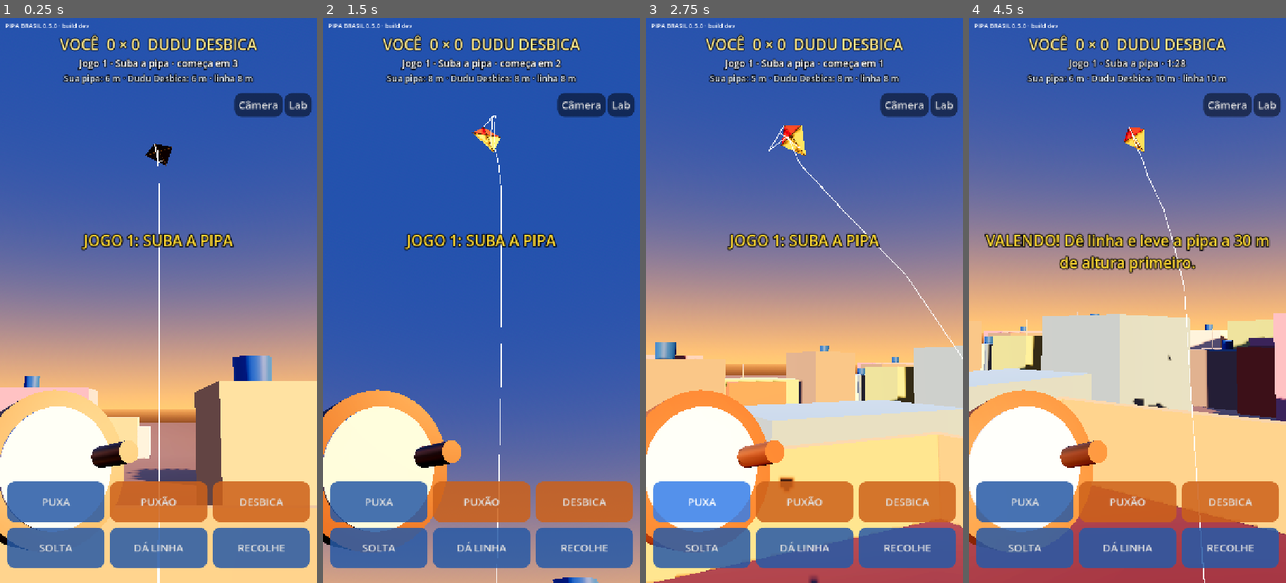
Above: before the commit, frames 1-4 (left to right).
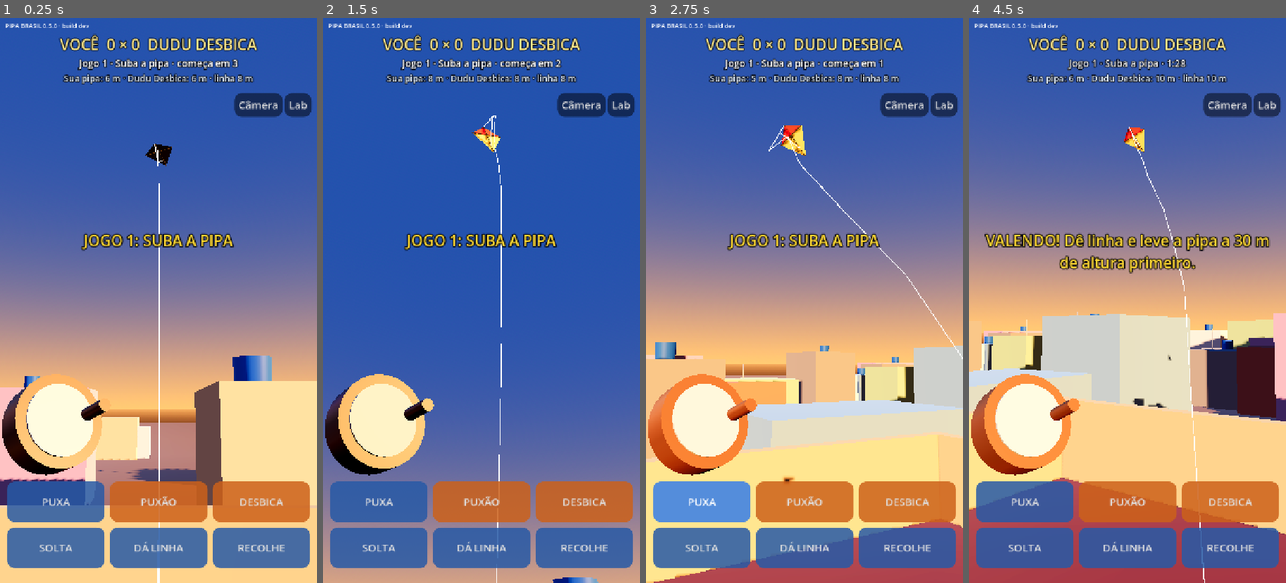
Above: after the commit, the same moments.

Repository: lucaskaeller201-ui/Pipa-Brasil
Game: Godot game, scene res://scenes/main/main.tscn
Two runs of this game, one before a commit and one after it. Both use one fixed random seed, a clock stepped at 60 frames per second and the inputs below.
Inputs (mouse positions are in pixels of both pictures, inside the frame that each line leads up to):
- Up to frame 1 (0.25 s): no input
- Up to frame 2 (1.5 s): tap Enter at 0.5 s; move the mouse to (551, 272) at 0.52 s; hold W 0.53-1.25 s; tap Z at 0.6 s; click (551, 272) at 0.67 s; tap Space at 0.77 s; drag from (418, 328) to (465, 413) at 1.27 s
- Up to frame 3 (2.75 s): move the mouse to (836, 176) at 2.02 s; hold W from 2.03 s (still down); tap Q at 2.1 s
- Up to frame 4 (4.5 s): release W at 2.75 s; drag from (1111, 413) to (1032, 215) at 2.77 s; move the mouse to (1222, 385) at 3.52 s; hold A 3.53-4.25 s; tap Z at 3.6 s; tap Space at 3.77 s; drag from (1032, 215) to (1079, 159) at 4.27 s

The runs differ from the first frame. In frame 1, 6.0% of the frame differs, in the area x 0-44%, y 63-95%; in frame 2, 5.7%; in frame 3, 6.9%; in frame 4, 8.3%, in the area x 0-44%, y 63-94%.

Commit message:
Partida: carretilha discreta no canto na 1ª pessoa
Co-Authored-By: Claude Opus 5.5 <noreply@anthropic.com>
Claude-Session: https://claude.ai/code/session_01VcBVPpGPHbKMkWY2F5CwiY

Diff:
--- a/game/match/partida.gd
+++ b/game/match/partida.gd
@@ -211,7 +211,7 @@
 	else:
 		_camera.global_transform = _camera.global_transform.interpolate_with(desejada, 0.08)
 	_carretilha.visible = _primeira_pessoa
-	_mao.visible = _primeira_pessoa
+	_mao.visible = not _primeira_pessoa  # na 1ª pessoa a linha sai do pé da tela
 	_meu_corpo.visible = not _primeira_pessoa
 
 
@@ -220,8 +220,9 @@
 	_carretilha = Node3D.new()
 	_carretilha.name = "Carretilha"
 	_camera.add_child(_carretilha)
-	_carretilha.position = Vector3(-0.10, -0.15, -0.42)
-	_carretilha.rotation_degrees = Vector3(70.0, 35.0, 0.0)
+	_carretilha.position = Vector3(-0.09, -0.105, -0.40)
+	_carretilha.rotation_degrees = Vector3(65.0, 40.0, 0.0)
+	_carretilha.scale = Vector3.ONE * 0.6
 	var corpo := MeshInstance3D.new()
 	var cil := CylinderMesh.new()
 	cil.top_radius = 0.065
@@ -240,7 +241,7 @@
 	rolo.height = 0.056
 	linha_enrolada.mesh = rolo
 	var branco := StandardMaterial3D.new()
-	branco.albedo_color = Color(0.95, 0.95, 0.92)
+	branco.albedo_color = Color(0.78, 0.76, 0.72)
 	branco.roughness = 0.6
 	linha_enrolada.material_override = branco
 	_carretilha.add_child(linha_enrolada)
